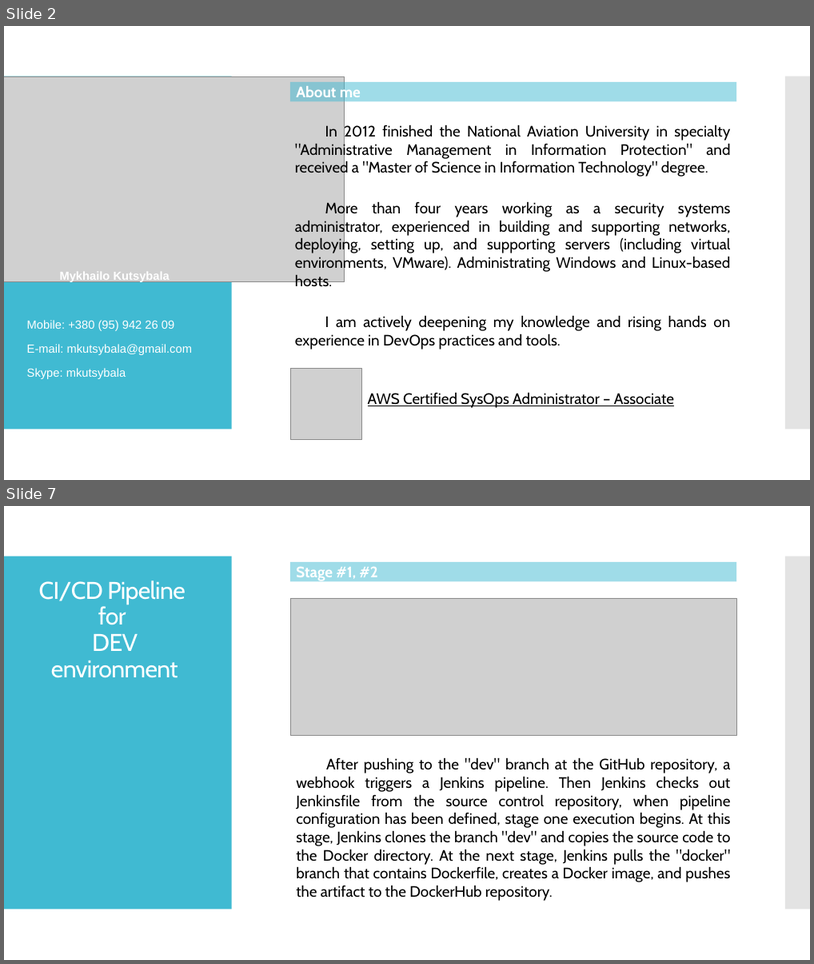
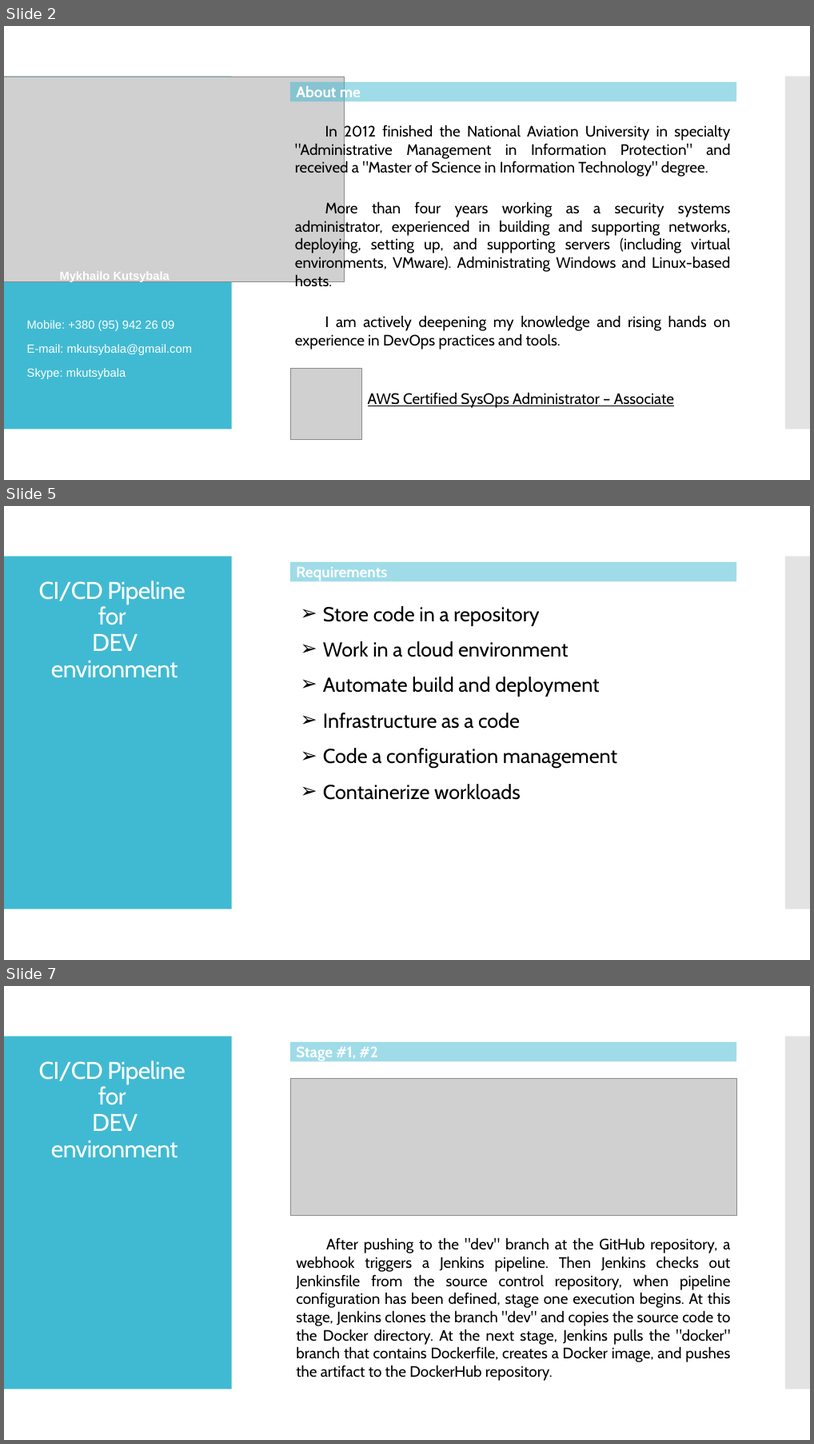
Before and after one commit to mkutsybala/EPAM-Project-v3, a slide deck: FinalProject_MykhailoKutsybala.pptx. Shown one above the other, each under a label of ours: slides 2 and 7 before the commit, slides 2, 5 and 7 after it; the slides between them are not shown. The pictures are 814x964 and 814x1444 pixels, drawn with LibreOffice and Linux fonts; fonts in the diff are those of the drawing; grey boxes stand for pictures. Boxes give left, top, right and bottom in pixels: in the first picture for what was removed or moved away, otherwise in the second. Text is boxed around its words. In the diff, an @@ line names an element or a change of style, - is before the commit and + after.

```diff
--- a/FinalProject_MykhailoKutsybala.pptx
+++ b/FinalProject_MykhailoKutsybala.pptx
@@ slide 5 added at [4, 506, 810, 960], background #FFFFFF; not listed: 2 template elements that a slide beside it also shows @@
@@ rectangle added at [290, 562, 737, 582], fill #40BAD2 at 50% opacity, 18 pt, text #FFFFFF, bold @@
+Requirements
@@ title added at [39, 580, 185, 678], 28.8 pt, text #FFFFFF @@
+CI/CD Pipeline
+for
+DEV environment
@@ text added at [323, 606, 539, 626], 24 pt, text #000000 @@
+➢ Store code in a repository
@@ text added at [323, 641, 568, 657], 24 pt, text #000000 @@
+➢ Work in a cloud environment
@@ text added at [323, 676, 599, 696], 24 pt, text #000000 @@
+➢ Automate build and deployment
@@ text added at [323, 712, 520, 728], 24 pt, text #000000 @@
+➢ Infrastructure as a code
@@ text added at [323, 748, 618, 768], 24 pt, text #000000 @@
+➢ Code a configuration management
@@ text added at [323, 784, 521, 800], 24 pt, text #000000 @@
+➢ Containerize workloads
```
Also in this commit, not shown: 5 slides changed, 1 slide removed.
